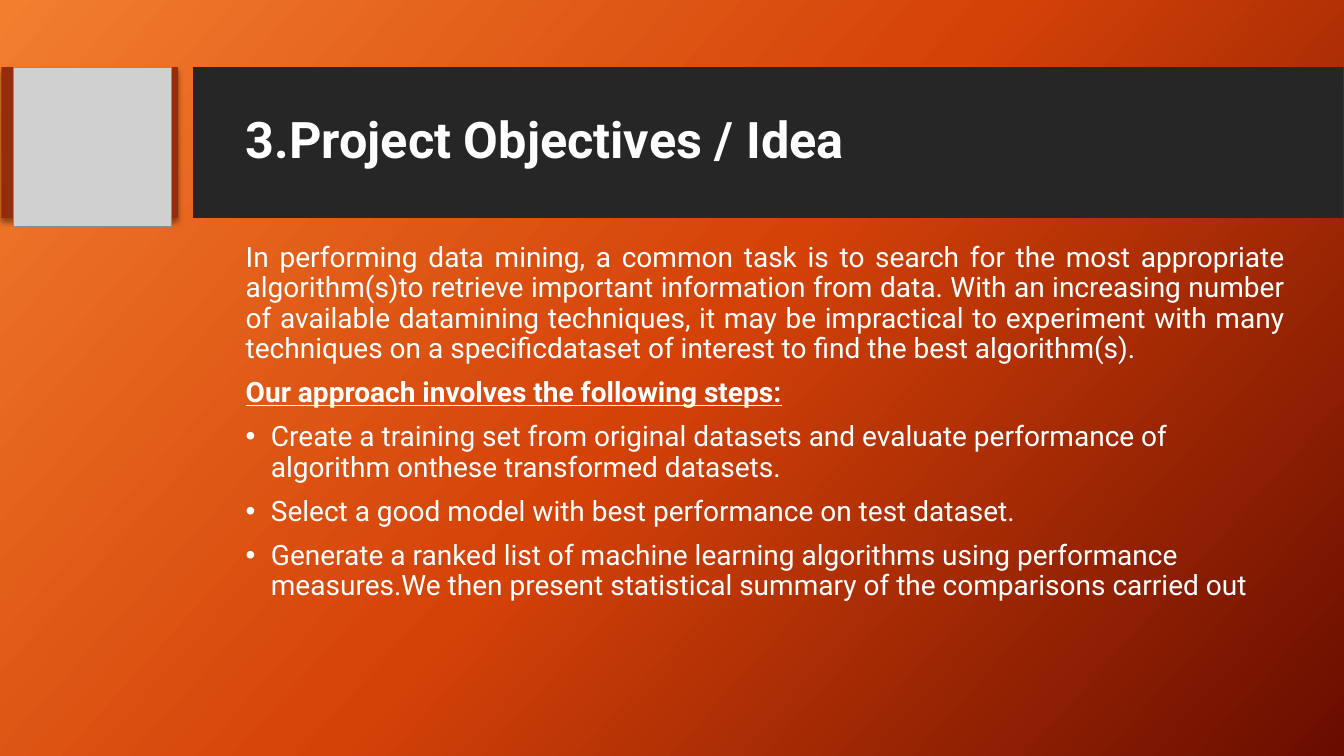
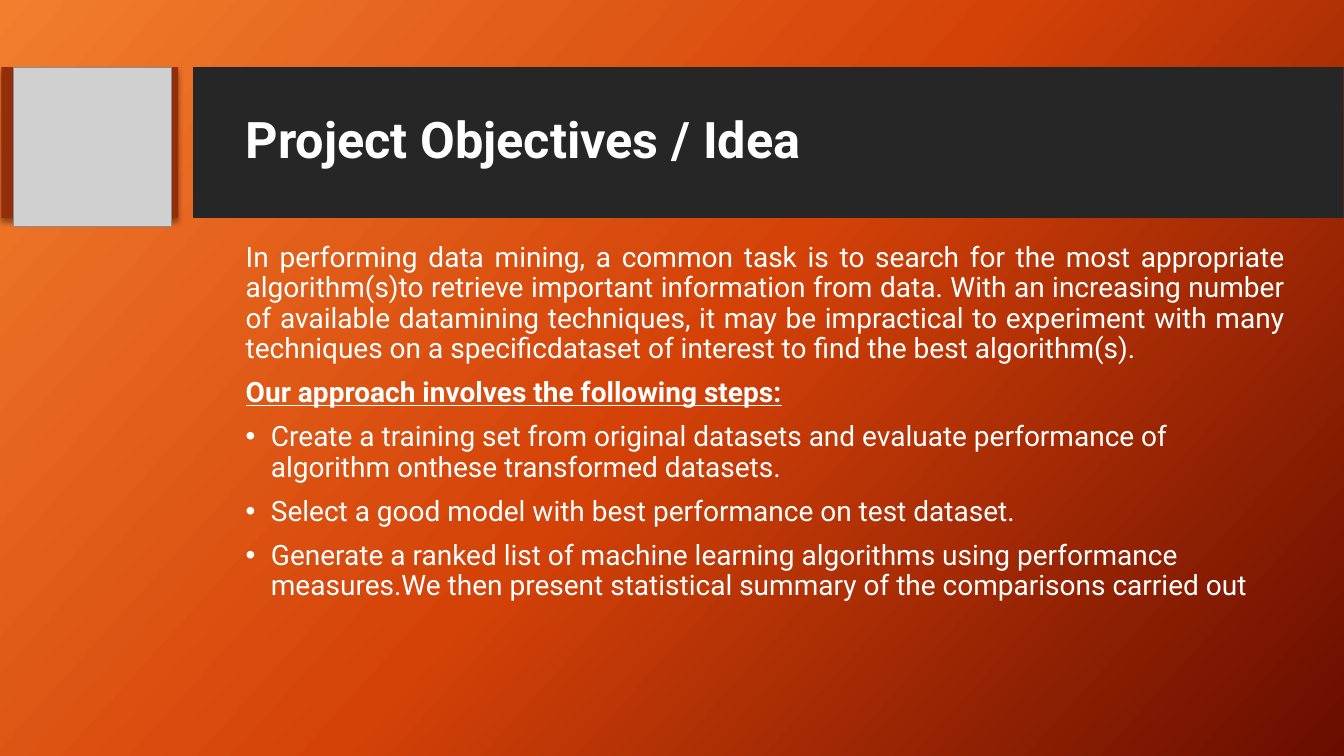
Before and after one commit to ItProject1920/data-science-project, a slide deck: slide 6 of Project Review FINAL.pptx (slide 8 before the commit). Drawn at 1344x756 pixels with LibreOffice and Linux fonts; fonts in the diff are those of the drawing; grey boxes stand for pictures; background and template pictures are left out. Boxes give left, top, right and bottom in pixels: in the first picture for what was removed or moved away, otherwise in the second. Text is boxed around its words. In the diff, an @@ line names an element or a change of style, - is before the commit and + after.

```diff
--- a/Project Review FINAL.pptx
+++ b/Project Review FINAL.pptx
@@ title at (x1=246, y1=120, x2=800, y2=169): text changed @@
-3.Project Objectives / Idea
+Project Objectives / Idea
```
Also in this commit, not shown: 14 other slides changed, 1 slide added, 1 slide removed.
